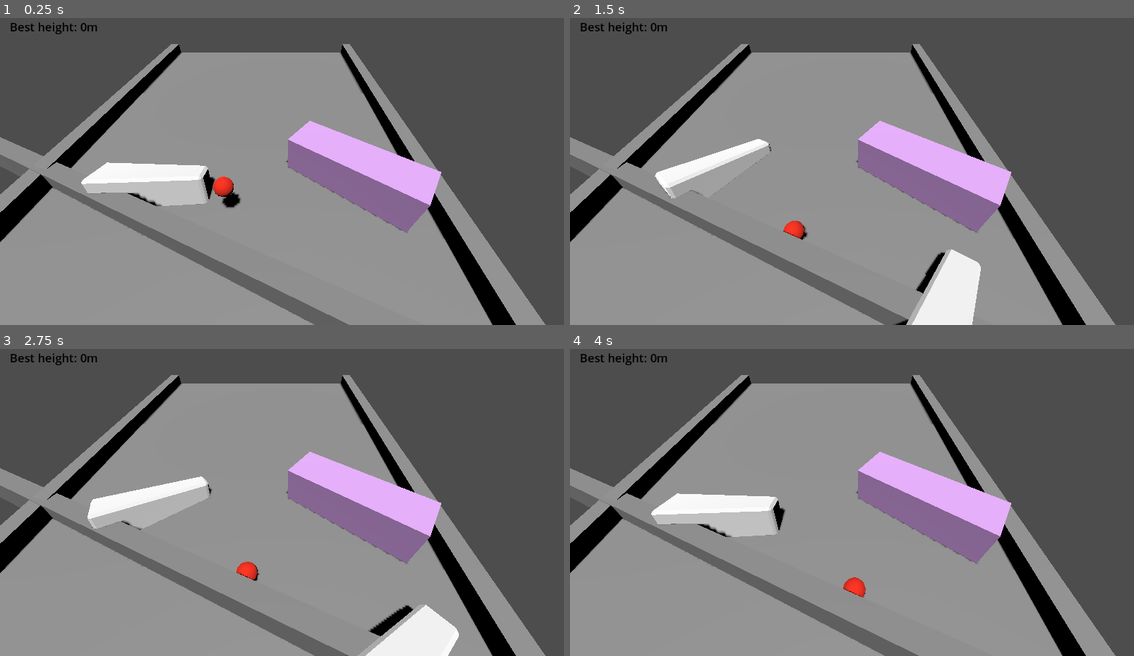
Above: before the commit, frames 1-4 (two rows, left to right).
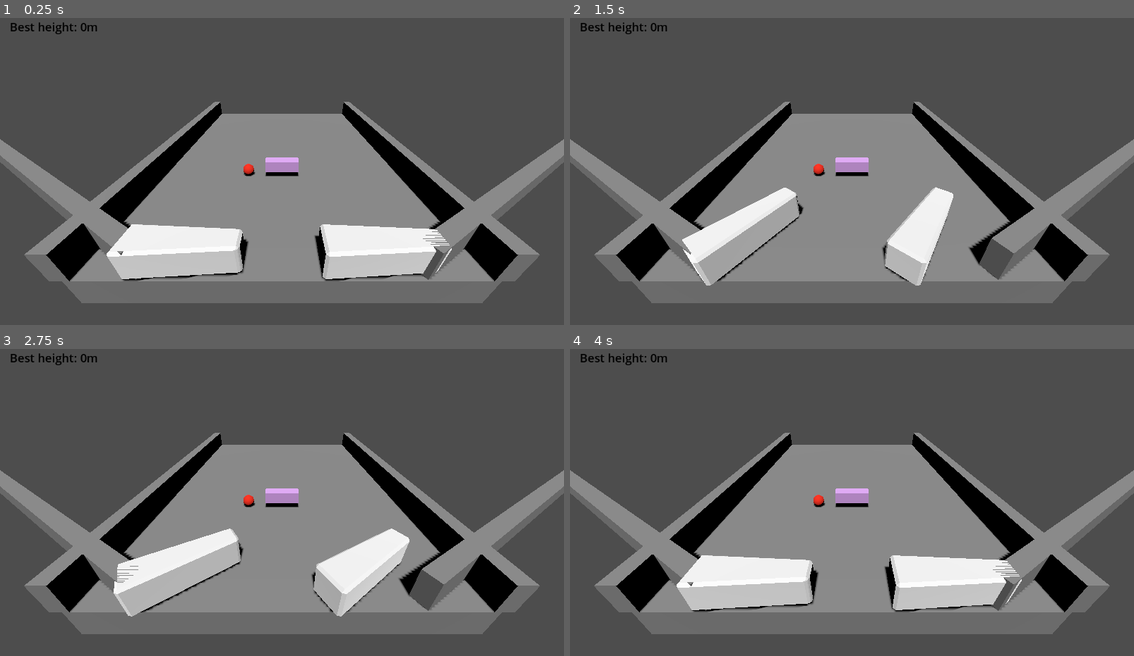
Above: after the commit, the same moments.

Repository: akashkatir/pin-boy
Game: Godot game, scene res://main.tscn
Same seed, same stepped clock (60 frames per second), same inputs: the game is played once before the commit and once after it.
Inputs:
- Up to frame 1 (0.25 s): no input
- Up to frame 2 (1.5 s): tap Enter (flip) at 0.5, 1.35 s; hold Enter (flip) 0.53-1.28 s
- Up to frame 3 (2.75 s): hold Enter (flip) from 2.03 s (still down)
- Up to frame 4 (4 s): release Enter (flip) at 2.78 s; tap Enter (flip) at 2.85 s; hold Enter (flip) from 3.53 s (still down)

The runs differ from the first frame. In frame 1, 52% of the frame differs, in the area x 0-100%, y 8-100%; in frame 2, 49%; in frame 3, 50%; in frame 4, 52%.

Commit message:
Change position of all objects to be flat coordinates.

Diff:
--- a/ball.gd
+++ b/ball.gd
@@ -7,17 +7,10 @@
 
 
 # Called every frame. 'delta' is the elapsed time since the previous frame.
-func _process(delta: float) -> void:
+func _process(_delta: float) -> void:
 	pass
-
-var first_collision = true
-
-func _physics_process(delta: float) -> void:
-	pass
-
 
 
 func _on_body_entered(body: Node) -> void:
 	if body.is_in_group("bumper"):
-		print(body)
 		apply_central_impulse(linear_velocity * 1.2)
--- a/main.tscn
+++ b/main.tscn
@@ -21,16 +21,17 @@
 script = ExtResource("1_5etbq")
 
 [node name="Ball" parent="." instance=ExtResource("2_qmag5")]
-transform = Transform3D(1, 0, 0, 0, 1, 0, 0, 0, 1, 0, -0.415232, 9.56205)
+transform = Transform3D(1, 0, 0, 0, 1, 0, 0, 0, 1, -3, 0.5, -10)
 
 [node name="Flipper" parent="." instance=ExtResource("2_q38j6")]
-transform = Transform3D(1, 0, 0, 0, 1, 0, 0, 0, 1, 4.48815, -3.14476, 16.1594)
+transform = Transform3D(1, 0, 0, 0, 1, 0, 0, 0, 1, -7, 1, -1)
 
 [node name="Flipper2" parent="." instance=ExtResource("2_q38j6")]
-transform = Transform3D(1, 0, 0, 0, 1, 0, 0, 0, 1, -6.27194, -1.58166, 8.29997)
+transform = Transform3D(1, 0, 0, 0, 1, 0, 0, 0, 1, 3, 1, -1)
 
 [node name="Ground" type="StaticBody3D" parent="."]
-transform = Transform3D(1, 0, 0, 0, 0.965926, -0.258819, 0, 0.258819, 0.965926, 0, -1, 0)
+transform = Transform3D(1, 0, 0, 0, 1, 0, 0, 0, 1, 0, -1, -15)
+metadata/_edit_group_ = true
 
 [node name="CollisionShape" type="CollisionShape3D" parent="Ground"]
 transform = Transform3D(0.997366, 0, 0, 0, 0.997366, 4.47035e-08, 0, -4.47035e-08, 0.997366, 0.0349838, 0, 0)
@@ -41,7 +42,8 @@
 mesh = SubResource("BoxMesh_3wqt7")
 
 [node name="Wall" type="StaticBody3D" parent="."]
-transform = Transform3D(1, 0, 0, 0, 0.965926, -0.258819, 0, 0.258819, 0.965926, 11.2653, -0.0551649, 0.205878)
+transform = Transform3D(1, 0, 0, 0, 1, 0, 0, 0, 1, 11, 1, -15)
+metadata/_edit_group_ = true
 
 [node name="CollisionShape" type="CollisionShape3D" parent="Wall"]
 transform = Transform3D(1, 0, 0, 0, 1, 0, 0, 0, 1, -0.0115967, -2.83122e-07, 0.03241)
@@ -52,7 +54,8 @@
 mesh = SubResource("BoxMesh_6bk45")
 
 [node name="Wall2" type="StaticBody3D" parent="."]
-transform = Transform3D(1, 0, 0, 0, 0.965926, -0.258819, 0, 0.258819, 0.965926, -11.2451, -0.0551649, 0.205878)
+transform = Transform3D(1, 0, 0, 0, 1, 0, 0, 0, 1, -11, 1, -15)
+metadata/_edit_group_ = true
 
 [node name="CollisionShape" type="CollisionShape3D" parent="Wall2"]
 transform = Transform3D(1, 0, 0, 0, 1, 0, 0, 0, 1, -0.0115967, -2.83122e-07, 0.03241)
@@ -63,7 +66,8 @@
 mesh = SubResource("BoxMesh_6bk45")
 
 [node name="Wall3" type="StaticBody3D" parent="."]
-transform = Transform3D(0.396849, 0.0388554, 0.917062, 0.0832024, 0.993468, -0.0780977, -0.914105, 0.107295, 0.391023, -6.33214, -2.34297, 9.17639)
+transform = Transform3D(0.5, 0, 0.866026, 0, 1, 0, -0.866025, 0, 0.5, -20, 1, -8)
+metadata/_edit_group_ = true
 
 [node name="CollisionShape" type="CollisionShape3D" parent="Wall3"]
 transform = Transform3D(1, 0, 0, 0, 1, 0, 0, 0, 1, -0.0115967, -2.83122e-07, 0.03241)
@@ -73,21 +77,30 @@
 transform = Transform3D(1, 0, 0, 0, 2, 0, 0, 0, 30, 0, 0, 0)
 mesh = SubResource("BoxMesh_6bk45")
 
+[node name="Wall4" type="StaticBody3D" parent="."]
+transform = Transform3D(0.5, 0, -0.866026, 0, 1, 0, 0.866025, 0, 0.5, 20, 1, -8)
+metadata/_edit_group_ = true
+
+[node name="CollisionShape" type="CollisionShape3D" parent="Wall4"]
+transform = Transform3D(1, 0, 0, 0, 1, 0, 0, 0, 1, -0.0115967, -2.83122e-07, 0.03241)
+shape = SubResource("BoxShape3D_qbjiv")
+
+[node name="Mesh" type="MeshInstance3D" parent="Wall4"]
+transform = Transform3D(1, 0, 0, 0, 2, 0, 0, 0, 30, 0, 0, 0)
+mesh = SubResource("BoxMesh_6bk45")
+
 [node name="Bumper" parent="." instance=ExtResource("3_u1na0")]
-transform = Transform3D(-2.00906, -0.0612459, 1.5587, 0.342743, 2.46214, 0.538518, -1.52178, 0.635393, -1.93651, 6.81158, -0.945403, 7.75427)
+transform = Transform3D(1, 0, 0, 0, 1, 0, 0, 0, 1, 0, 1, -10)
 
 [node name="CameraPivot" type="Marker3D" parent="."]
-transform = Transform3D(1, 0, 0, 0, 0.849239, 0.528009, 0, -0.528009, 0.849239, 2.83498, 5.41425, 17.5669)
+transform = Transform3D(1, 0, 0, 0, 0.866025, 0.5, 0, -0.5, 0.866025, 0, 8, 4)
+metadata/_edit_group_ = true
 
-[node name="Camera3D" type="Camera3D" parent="CameraPivot"]
+[node name="Camera" type="Camera3D" parent="CameraPivot"]
+transform = Transform3D(1, 0, 0, 0, 1, 0, 0, 0, 1, 0, 0.732051, 2.73205)
 
 [node name="DirectionalLight" type="DirectionalLight3D" parent="."]
-transform = Transform3D(1, 0, 0, 0, 0.5, 0.866025, 0, -0.866025, 0.5, 0, 3, 3)
+transform = Transform3D(1, 0, 0, 0, 0.5, 0.866025, 0, -0.866025, 0.5, 0, 16.2142, 3)
 shadow_enabled = true
 
-[node name="Mesh" type="MeshInstance3D" parent="DirectionalLight"]
-transform = Transform3D(0.724176, 0, 0, 0, 0.258819, -0.965926, 0, 0.965926, 0.258819, 0, 0.598075, -4.9641)
-mesh = SubResource("BoxMesh_3wqt7")
-skeleton = NodePath("../../Ground")
-
 [node name="UserInterface" parent="." instance=ExtResource("4_eovus")]
Not shown: 1 places in main.tscn that only renumber resources
